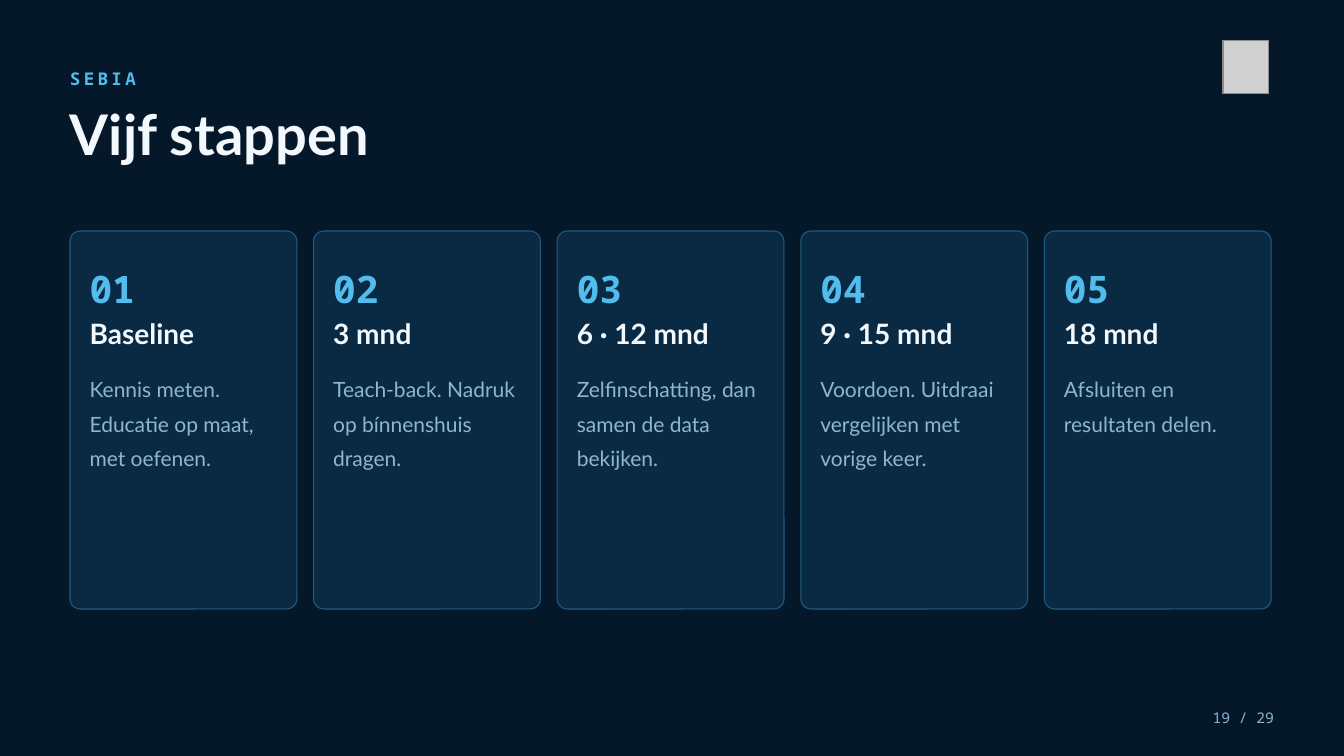
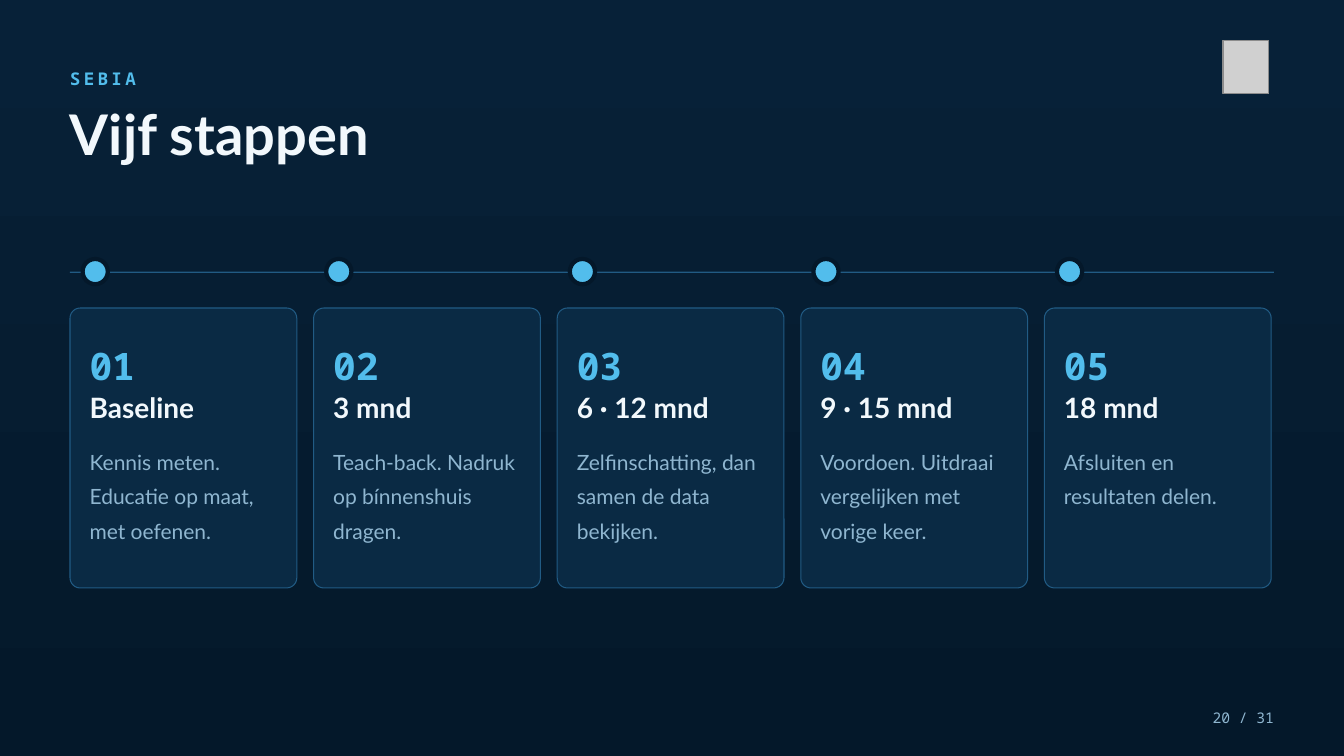
Before and after one commit to Dellfs/paradise-project, a slide deck: slide 20 of PARADISE_presentatie/PARADISE_informatiesessie_voetklinieken.pptx (slide 19 before the commit). Drawn at 1344x756 pixels with LibreOffice and Linux fonts; fonts in the diff are those of the drawing; grey boxes stand for pictures. Boxes give left, top, right and bottom in pixels: in the first picture for what was removed or moved away, otherwise in the second. Text is boxed around its words. In the diff, an @@ line names an element or a change of style, - is before the commit and + after.

```diff
--- a/PARADISE_presentatie/PARADISE_informatiesessie_voetklinieken.pptx
+++ b/PARADISE_presentatie/PARADISE_informatiesessie_voetklinieken.pptx
@@ rectangle at (0, 0, 1344, 756): fill #04182A to gradient #072138 to #04182A @@
@@ ellipse added at (83, 259, 108, 284), fill #52BDEC, outline #04182A 3 pt @@
@@ ellipse added at (327, 259, 352, 284), fill #52BDEC, outline #04182A 3 pt @@
@@ ellipse added at (570, 259, 595, 284), fill #52BDEC, outline #04182A 3 pt @@
@@ ellipse added at (814, 259, 839, 284), fill #52BDEC, outline #04182A 3 pt @@
@@ ellipse added at (1058, 259, 1083, 284), fill #52BDEC, outline #04182A 3 pt @@
@@ rectangle added at (70, 271, 1273, 272), fill #215B84 @@
@@ rounded rectangle: place and size @@
-rounded rectangle at (70, 231, 296, 609)
+rounded rectangle at (70, 309, 296, 589)
@@ rounded rectangle: place and size @@
-rounded rectangle at (314, 231, 540, 609)
+rounded rectangle at (314, 309, 540, 589)
@@ rounded rectangle: place and size @@
-rounded rectangle at (558, 231, 784, 609)
+rounded rectangle at (558, 309, 784, 589)
@@ rounded rectangle: place and size @@
-rounded rectangle at (801, 231, 1027, 609)
+rounded rectangle at (801, 309, 1027, 589)
@@ rounded rectangle: place and size @@
-rounded rectangle at (1045, 231, 1271, 609)
+rounded rectangle at (1045, 309, 1271, 589)
@@ 10 texts: place and size @@
-10 texts at (90, 275, 1158, 345)
+10 texts at (90, 352, 1158, 419)
@@ text "Kennis meten. Educatie op maat, ...": place and size @@
-text "Kennis meten. Educatie op maat, ..." at (90, 382, 253, 466)
+text "Kennis meten. Educatie op maat, ..." at (90, 455, 253, 539)
@@ text "Teach-back. Nadruk op bínnenshuis dragen.": place and size @@
-text "Teach-back. Nadruk op bínnenshuis dragen." at (333, 381, 515, 470)
+text "Teach-back. Nadruk op bínnenshuis dragen." at (333, 454, 515, 543)
@@ text "Zelfinschatting, dan samen de data ...": place and size @@
-text "Zelfinschatting, dan samen de data ..." at (577, 381, 756, 470)
+text "Zelfinschatting, dan samen de data ..." at (577, 454, 756, 543)
@@ text "Voordoen. Uitdraai vergelijken met vorige ...": place and size @@
-text "Voordoen. Uitdraai vergelijken met vorige ..." at (820, 381, 994, 470)
+text "Voordoen. Uitdraai vergelijken met vorige ..." at (820, 454, 994, 543)
@@ text "Afsluiten en resultaten delen.": place and size @@
-text "Afsluiten en resultaten delen." at (1064, 381, 1217, 432)
+text "Afsluiten en resultaten delen." at (1064, 454, 1217, 504)
@@ text at (1213, 712, 1274, 723): text changed @@
-19 / 29
+20 / 31
```
Also in this commit, not shown: 28 other slides changed, 2 slides added, 4 other files.
